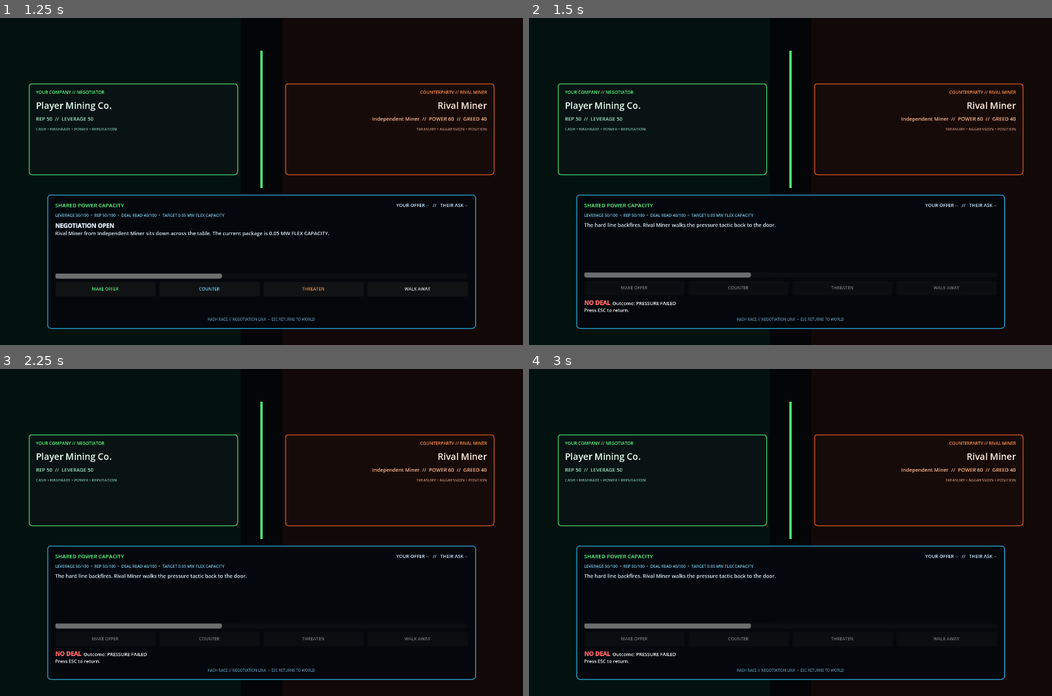
Above: before the commit, frames 1-4 (two rows, left to right).
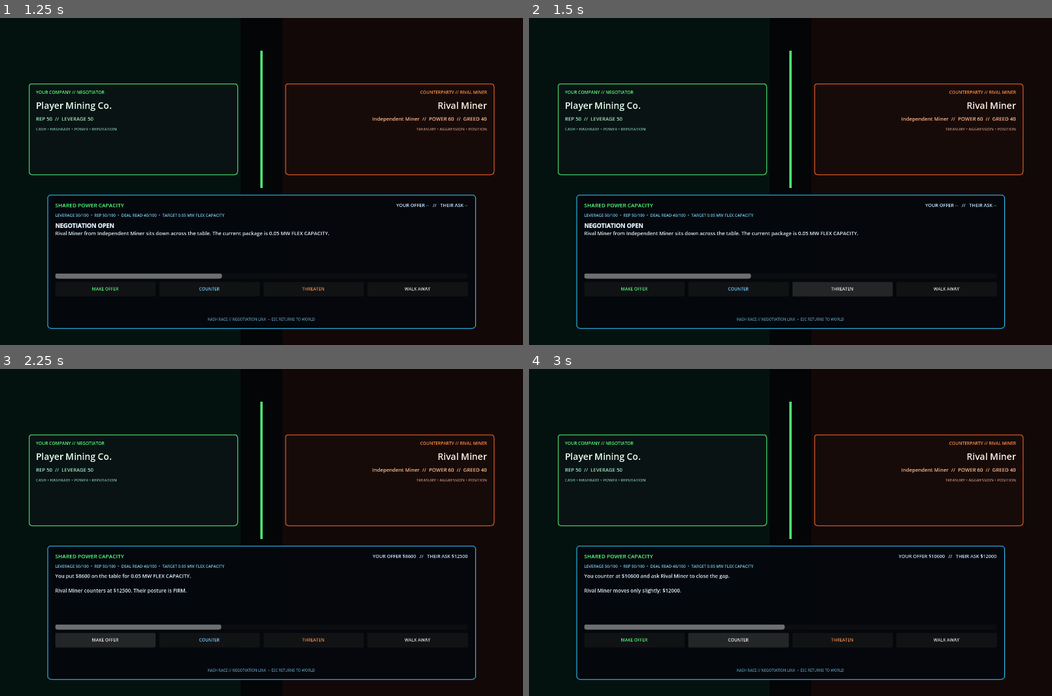
Above: after the commit, the same moments.

Repository: 1freetech/HashRace
Game: Godot game, scene res://scenes/NegotiationScene.tscn
Two runs of this game, one before a commit and one after it. Both use one fixed random seed, a clock stepped at 60 frames per second and the inputs below. This scene is started directly instead of the project's main scene.
Inputs (mouse positions are in pixels of both pictures, inside the frame that each line leads up to):
- Up to frame 1 (1.25 s): tap Enter at 0.5 s; move the mouse to (376, 165) at 0.52 s; hold D from 0.53 s (still down); tap E at 0.6 s; click (376, 165) at 0.67 s; tap Space at 0.77 s
- Up to frame 2 (1.5 s): release D at 1.25 s; click "THREATEN" at 1.25 s
- Up to frame 3 (2.25 s): click (104, 640) at 2 s, where only the run after the commit has a clickable "MAKE OFFER"
- Up to frame 4 (3 s): click (738, 640) at 2.75 s, where only the run after the commit has a clickable "COUNTER"

Frame 1 is identical in both runs. In frame 2, 2.0% of the frame differs, in the area x 10-83%, y 62-90%; in frame 3, 2.0%; in frame 4, 2.1%, in the area x 10-90%, y 56-90%.

Commit message:
Remove threaten action from negotiation controller

Diff:
--- a/Godot/scripts/negotiation_scene.gd
+++ b/Godot/scripts/negotiation_scene.gd
@@ -44,7 +44,6 @@
 @onready var result_label: RichTextLabel = $NegotiationPanel/Margin/VBox/ResultLabel
 @onready var make_offer_button: Button = $NegotiationPanel/Margin/VBox/OfferBox/MakeOfferButton
 @onready var counter_button: Button = $NegotiationPanel/Margin/VBox/OfferBox/CounterOfferButton
-@onready var threaten_button: Button = $NegotiationPanel/Margin/VBox/OfferBox/ThreatenButton
 @onready var walk_away_button: Button = $NegotiationPanel/Margin/VBox/OfferBox/WalkAwayButton
 
 func configure(context_data: Dictionary) -> void:
@@ -74,7 +73,6 @@
 func _connect_buttons() -> void:
     make_offer_button.pressed.connect(Callable(self, "_make_offer"))
     counter_button.pressed.connect(Callable(self, "_counter_offer"))
-    threaten_button.pressed.connect(Callable(self, "_threaten"))
     walk_away_button.pressed.connect(Callable(self, "_walk_away"))
 
 func _apply_context_to_ui() -> void:
@@ -195,20 +193,6 @@
         return
     dialogue.text += "\n\n%s counters at %s. Their posture is %s." % [opponent_name, _money(opponent_offer), _pressure_band()]
     _refresh_offer_state()
-
-func _threaten() -> void:
-    if not negotiation_active or resolved:
-        return
-
-    var pressure_roll: float = float(player_leverage) * 0.58 + float(player_reputation) * 0.12 + _rng.randf_range(0.0, 22.0)
-    var resistance: float = float(opponent_power) * 0.48 + float(opponent_greed) * 0.18 + 18.0
-    if pressure_roll > resistance:
-        var pressured_cost: float = _round_money(maxf(deal_value_usd * 0.74, player_offer))
-        dialogue.text = "You press hard on timing, capacity, and competitive leverage. %s gives ground." % opponent_name
-        _resolve(true, "pressure_win", pressured_cost, -2)
-    else:
-        dialogue.text = "The hard line backfires. %s walks the pressure tactic back to the door." % opponent_name
-        _resolve(false, "pressure_failed", 0.0, -4)
 
 func _walk_away() -> void:
     if resolved:
@@ -281,7 +265,6 @@
 func _set_buttons_disabled(disabled_state: bool) -> void:
     make_offer_button.disabled = disabled_state
     counter_button.disabled = disabled_state
-    threaten_button.disabled = disabled_state
     walk_away_button.disabled = disabled_state
 
 func _refresh_offer_state() -> void:
@@ -326,7 +309,6 @@
         and is_instance_valid(success_meter)
         and is_instance_valid(make_offer_button)
         and is_instance_valid(counter_button)
-        and is_instance_valid(threaten_button)
         and is_instance_valid(walk_away_button)
         and is_instance_valid(intro_anim)
     )
